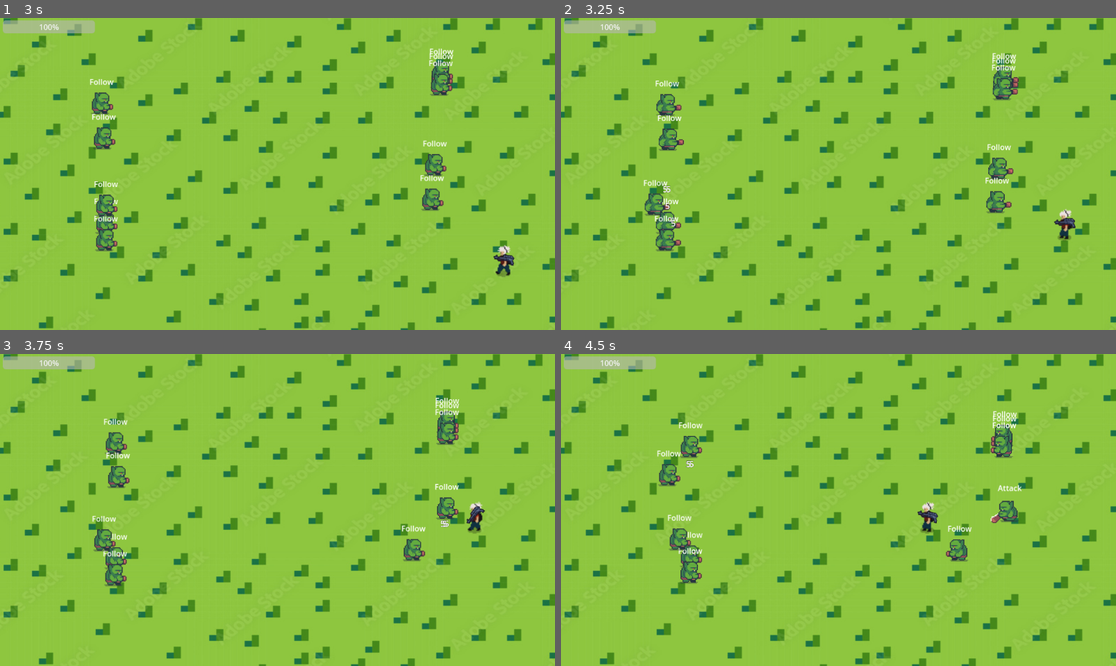
Above: before the commit, frames 1-4 (two rows, left to right).
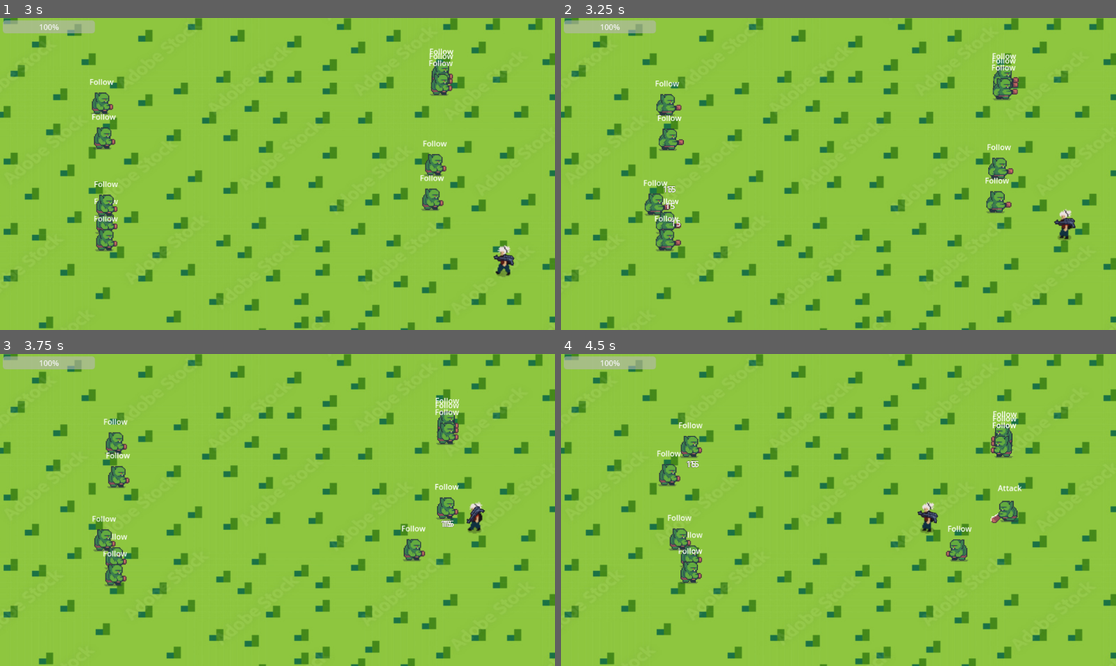
Above: after the commit, the same moments.

Repository: emielk94/game-prototypes
Game: Godot game, scene res://scenes/world.tscn
The game is run twice, just before and just after one commit, with the same random seed, the same clock (stepped at 60 frames per second) and the same inputs.
Inputs (mouse positions are in pixels of both pictures, inside the frame that each line leads up to):
- Up to frame 1 (3 s): move the mouse to (399, 158) at 0.52 s; hold D (right) 0.53-1.28 s; click (399, 158) at 0.6 s; move the mouse to (166, 189) at 1.27 s; hold S (down) 1.28-2.03 s; click (166, 189) at 1.35 s; move the mouse to (333, 105) at 2.02 s; hold D (right) 2.03-2.78 s; tap 1 (weapon_slot_1) at 2.1 s; click (333, 105) at 2.3 s; move the mouse to (249, 236) at 2.77 s; hold W (up) from 2.78 s (still down); tap 2 (weapon_slot_2) at 2.85 s
- Up to frame 2 (3.25 s): keep holding W (up); click (810, 236) at 3.05 s
- Up to frame 3 (3.75 s): move the mouse to (444, 556) at 3.52 s; release W (up) at 3.53 s; hold A (left) from 3.53 s (still down); click (444, 556) at 3.6 s
- Up to frame 4 (4.5 s): keep holding A (left); move the mouse to (672, 463) at 4.27 s; click (672, 463) at 4.35 s

Frame 1 is identical in both runs. In frame 2, less than 0.1% of the frame differs, in the area x 18-22%, y 53-68%; in frame 3, less than 0.1%; in frame 4, less than 0.1%.

Commit message:
Add blood particles

Diff:
--- /dev/null
+++ b/2dshooter/scenes/blood_particles.gd
@@ -0,0 +1,15 @@
+extends CPUParticles2D
+
+
+# Called when the node enters the scene tree for the first time.
+func _ready() -> void:
+	emitting = true # Replace with function body.
+
+
+# Called every frame. 'delta' is the elapsed time since the previous frame.
+func _process(delta: float) -> void:
+	pass
+
+
+func _on_delete_timer_timeout() -> void:
+	queue_free() # Replace with function body.
--- /dev/null
+++ b/2dshooter/scenes/blood_particles.tscn
@@ -0,0 +1,31 @@
+[gd_scene load_steps=3 format=3 uid="uid://l54q4t3awxti"]
+
+[ext_resource type="Script" path="res://scenes/blood_particles.gd" id="1_b3tvf"]
+
+[sub_resource type="Gradient" id="Gradient_q4plj"]
+colors = PackedColorArray(0, 0, 0, 1, 1, 1, 1, 0.2)
+
+[node name="blood_particles" type="CPUParticles2D"]
+emitting = false
+amount = 30
+lifetime = 0.6
+one_shot = true
+explosiveness = 1.0
+lifetime_randomness = 1.0
+direction = Vector2(0, 0)
+spread = 180.0
+gravity = Vector2(0, 0)
+initial_velocity_min = 90.0
+initial_velocity_max = 90.0
+scale_amount_min = 2.0
+scale_amount_max = 2.0
+color = Color(1, 0, 0, 1)
+color_ramp = SubResource("Gradient_q4plj")
+script = ExtResource("1_b3tvf")
+
+[node name="delete_timer" type="Timer" parent="."]
+wait_time = 0.61
+one_shot = true
+autostart = true
+
+[connection signal="timeout" from="delete_timer" to="." method="_on_delete_timer_timeout"]
--- a/2dshooter/scenes/ogre.gd
+++ b/2dshooter/scenes/ogre.gd
@@ -6,6 +6,7 @@
 @onready var melee_collision = $melee_hitbox/melee_collision
 @onready var damage_numbers_origin = $DamageNumbersOrigin
 
+var blood_scene = preload("res://scenes/blood_particles.tscn")
 var hp = 100
 var direction : Vector2
 var already_flipped = true
@@ -52,5 +53,9 @@
 func take_damage(damage):
 	hp -= damage
 	DamageNumbers.display_number(damage, damage_numbers_origin.global_position)
+
 	if hp <= 0:
+		var blood_instance = blood_scene.instantiate()
+		blood_instance.global_position = global_position
+		get_tree().current_scene.add_child(blood_instance)
 		queue_free()
--- a/2dshooter/shotgun.gd
+++ b/2dshooter/shotgun.gd
@@ -8,7 +8,7 @@
 # Called when the node enters the scene tree for the first time.
 func _ready(): # Replace with function body.
 	range = 1000
-	damage = 5
+	damage = 15
 	knockback_str = 200
 	#particles.one_shot = true
 	fire_rate = 0.5
